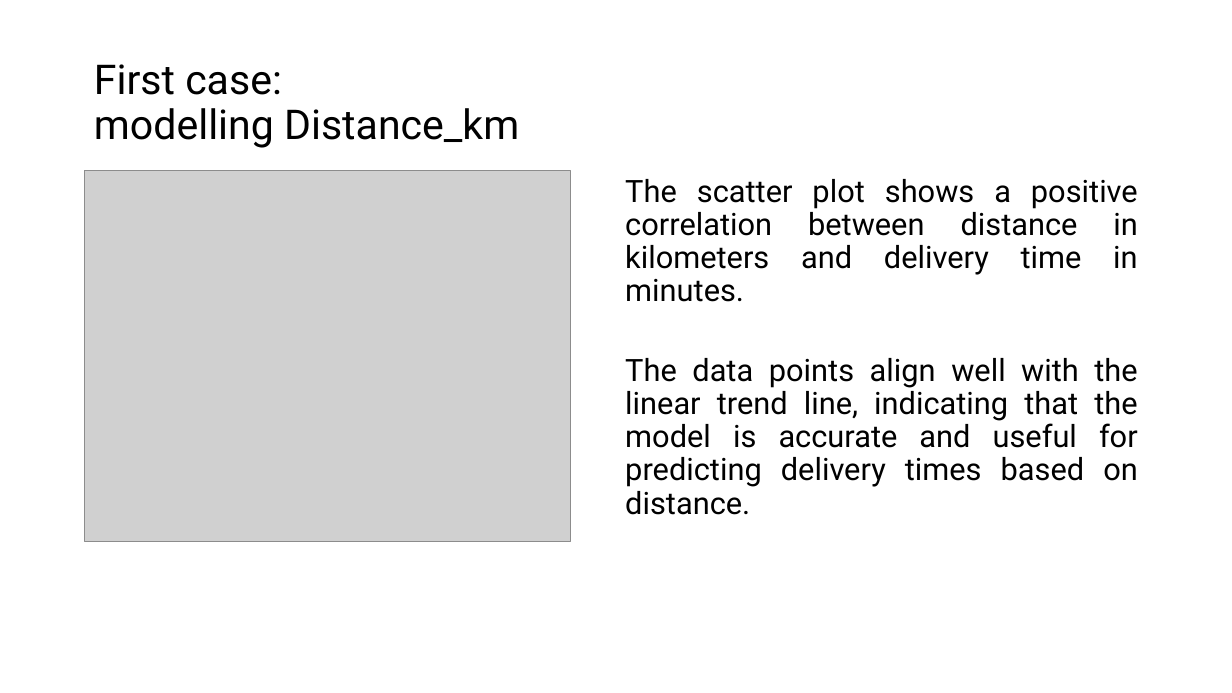
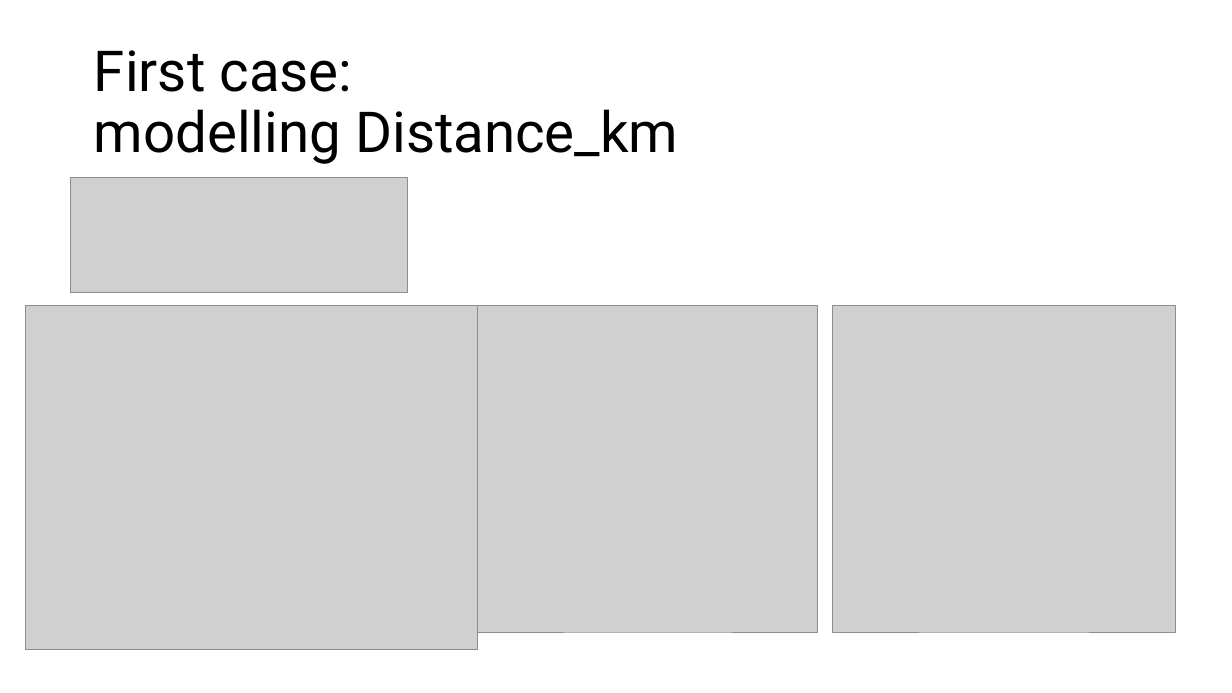
Before and after one commit to DanieleGotti/Food_Delivery_Time_Prediction, a slide deck: slide 8 of Presentazione_progetto.pptx. Drawn at 1232x693 pixels with LibreOffice and Linux fonts; fonts in the diff are those of the drawing; grey boxes stand for pictures. Boxes give left, top, right and bottom in pixels: in the first picture for what was removed or moved away, otherwise in the second. Text is boxed around its words. In the diff, an @@ line names an element or a change of style, - is before the commit and + after.

```diff
--- a/Presentazione_progetto.pptx
+++ b/Presentazione_progetto.pptx
@@ title "First case: modelling Distance_km" at [94,50,678,164]: size 32 to 44 pt @@
@@ picture added at [70,178,408,293] @@
@@ text removed at [625,179,1138,515] @@
-The scatter plot shows a positive correlation between distance in kilometers and delivery time in minutes.
-The data points align well with the linear trend line, indicating that the model is accurate and useful for predicting delivery times based on distance.
@@ picture: place and size @@
-picture at [85,171,571,542]
+picture at [26,306,478,651]
@@ picture added at [478,306,819,632] @@
@@ picture added at [833,306,1176,632] @@
```
Also in this commit, not shown: 3 other slides changed, 4 slides added, 25 other files.
